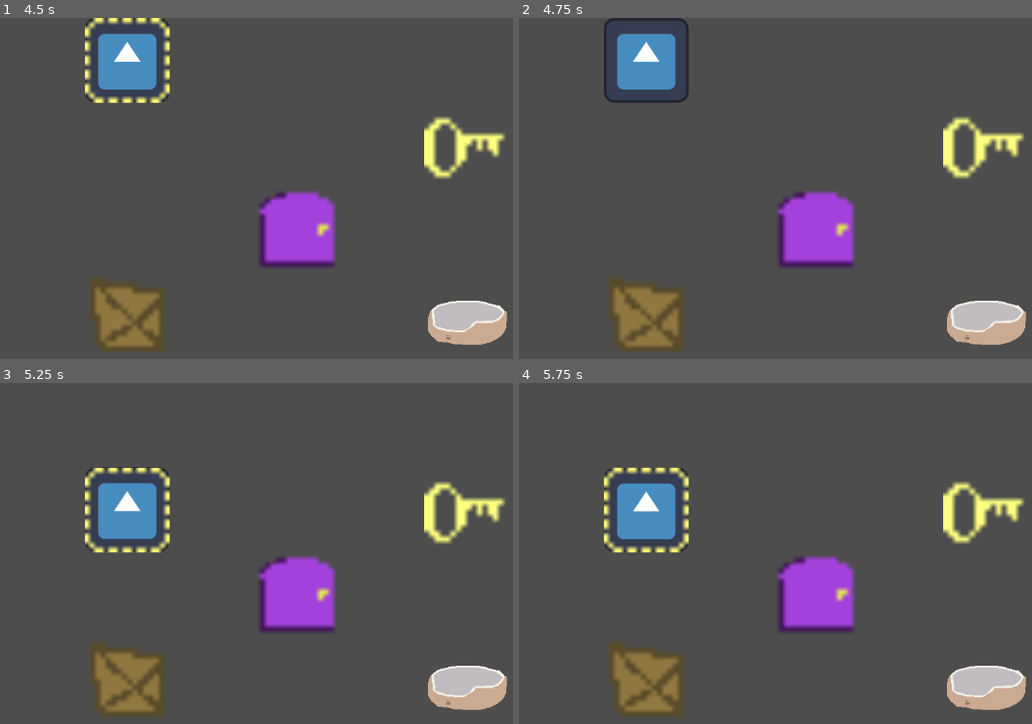
Above: before the commit, frames 1-4 (two rows, left to right).
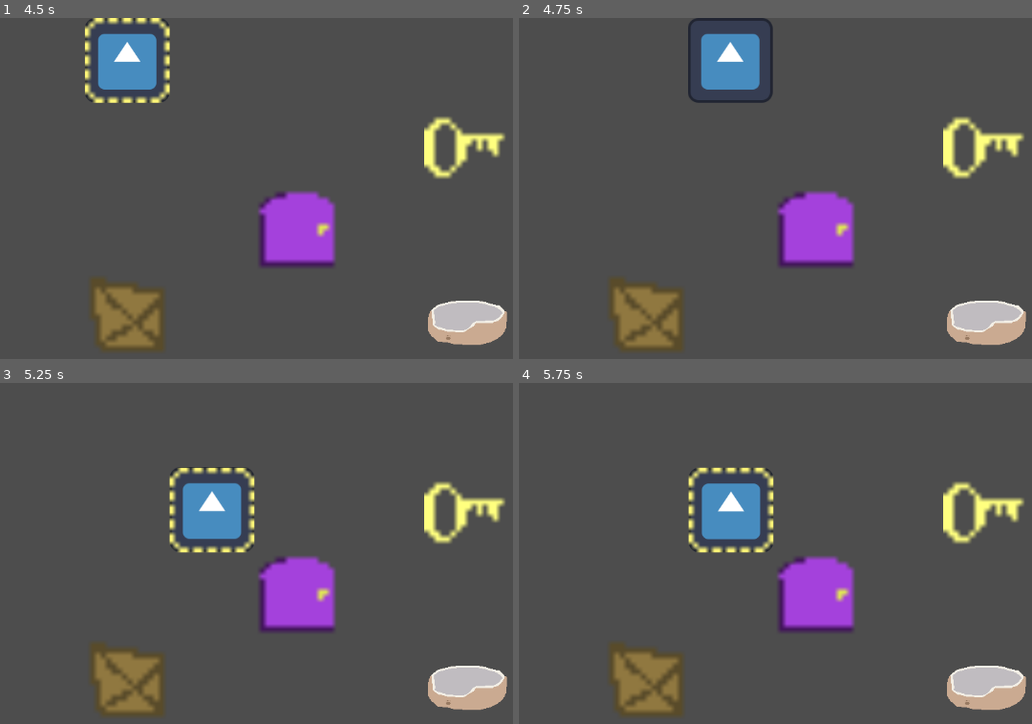
Above: after the commit, the same moments.

Repository: Just-a-Bee/Chrono-Cat
Game: Godot game, scene res://level_files/level.tscn
Two runs of this game, one before a commit and one after it. Both use one fixed random seed, a clock stepped at 60 frames per second and the inputs below. The engine's default icon, where the game draws it, is replaced by a stand-in: a white triangle on a blue panel in a dark square.
Inputs:
- Up to frame 1 (4.5 s): tap Enter at 0.5, 2, 3.5 s; hold D (right) 0.53-1.28 s; hold X (rewind) 0.53-1.28 s; tap Space at 1.25, 2.75, 4.25 s; hold S (down) 1.28-2.03 s; tap X (rewind) at 1.35, 2.3, 2.85 s; hold D (right) 2.03-2.78 s; hold Z (undo) 2.03-2.78 s; hold W (up) 2.78-3.53 s; hold X (rewind) 3.53-4.28 s; hold A (left) from 3.53 s (still down); tap Z (undo) at 4.35 s
- Up to frame 2 (4.75 s): keep holding A (left); tap X (rewind) at 4.55 s
- Up to frame 3 (5.25 s): release A (left) at 5.03 s; hold S (down) from 5.03 s (still down); hold X (rewind) from 5.03 s (still down)
- Up to frame 4 (5.75 s): keep holding S (down); keep holding X (rewind)

Frame 1 is identical in both runs. In frame 2, 4.8% of the frame differs, in the area x 16-50%, y 0-25%; in frame 3, 5.5%; in frame 4, 5.5%, in the area x 16-50%, y 24-50%.

Commit message:
Rewind functionality added

Diff:
--- a/level_files/level.gd
+++ b/level_files/level.gd
@@ -3,13 +3,17 @@
 
 signal win
 
-#dictionary that contains all actors and their level positions
+# dictionary that contains all actors and their level positions
+# keys = positions, values = actor at position
 var actor_dictionary:Dictionary
 @export var player:Node2D
 
 var cursor_packed = preload("res://rewind_cursor.tscn")
 var rewind_cursor
 var rewinding
+# dictionary that stores each actor and a list of its rewind positions
+# keys = actor, values = array of rewind positions
+var rewind_dictionary:Dictionary
 
 enum COLLISION_BEHAVIORS
 {
@@ -23,9 +27,10 @@
 	#index all actors
 	for actor in get_children():
 		actor_dictionary[local_to_map(actor.position)] = actor
+		rewind_dictionary[actor] = []
 	win.connect(GameState.win_level)
 
-#function to handle all gameplay input
+# function to handle all gameplay input
 func _input(event):
 	var direction:Vector2i = get_direction(event)
 	if direction != Vector2i.ZERO:
@@ -35,7 +40,7 @@
 	elif event.is_action_pressed("rewind"):
 		rewind_input()
 
-#function to return input direction of move event, if there isnt one it returns Vector2i.ZERO
+# function to return input direction of move event, if there isnt one it returns Vector2i.ZERO
 func get_direction(event)->Vector2i:
 	if event.is_action_pressed("up"):
 		return Vector2i.UP
@@ -98,40 +103,45 @@
 #	if actor.is_clock:
 #		print("clock collected")
 	destroy_actor(actor)
-#function to move an actor, pass in actor to move and direction to move it
+# function to move an actor, pass in actor to move and direction to move it
 func move_actor(actor:Actor, direction:Vector2i):
 	var from_position = actor_dictionary.find_key(actor) # gets position actor is going from
 	var to_position = from_position + direction # gets position actor is going to
 	actor_dictionary[to_position] = actor_dictionary[from_position] # put actor in new position
 	actor_dictionary.erase(from_position) # remove actor from old position
 	actor_dictionary[to_position].move(map_to_local(to_position)) # visually move the actor's scene
-#function to destroy an actor
+	rewind_dictionary[actor].append(-direction) # append move direction to actor's rewind array
+# function to destroy an actor
 func destroy_actor(actor:Actor):
 	var actor_key = actor_dictionary.find_key(actor)
 	actor_dictionary.erase(actor_key)
 	remove_child(actor)
 
 
-#function to handle rewind input
+# function to handle rewind input
 func rewind_input():
 	if not rewinding:
 		start_rewind()
 	else:
 		activate_rewind()
-#function to initiate a rewind, spawns cursor
+# function to initiate a rewind, spawns cursor
 func start_rewind():
 	rewinding = true
 	rewind_cursor = cursor_packed.instantiate()
 	rewind_cursor.position = map_to_local(actor_dictionary.find_key(player))
 	add_child(rewind_cursor)
-#function to move the rewind cursor (NEEDS CHANGING)
+# function to move the rewind cursor (NEEDS CHANGING)
 func move_cursor(direction:Vector2i):
 	rewind_cursor.position += Vector2(direction*tile_set.tile_size)
 # function to rewind current target of rewind cursor
 func activate_rewind():
 	if actor_dictionary.has(local_to_map(rewind_cursor.position)):
 		var rewind_actor = actor_dictionary[local_to_map(rewind_cursor.position)]
-		print(rewind_actor)
+		if rewind_dictionary[rewind_actor].size() > 0:
+			var rewind_direction = rewind_dictionary[rewind_actor][-1]
+			try_move(rewind_actor, rewind_direction)
+			rewind_dictionary[rewind_actor].pop_back()
+			rewind_dictionary[rewind_actor].pop_back()
 	end_rewind()
 # function to remove rewind cursor, sets rewinding to false
 func end_rewind():
